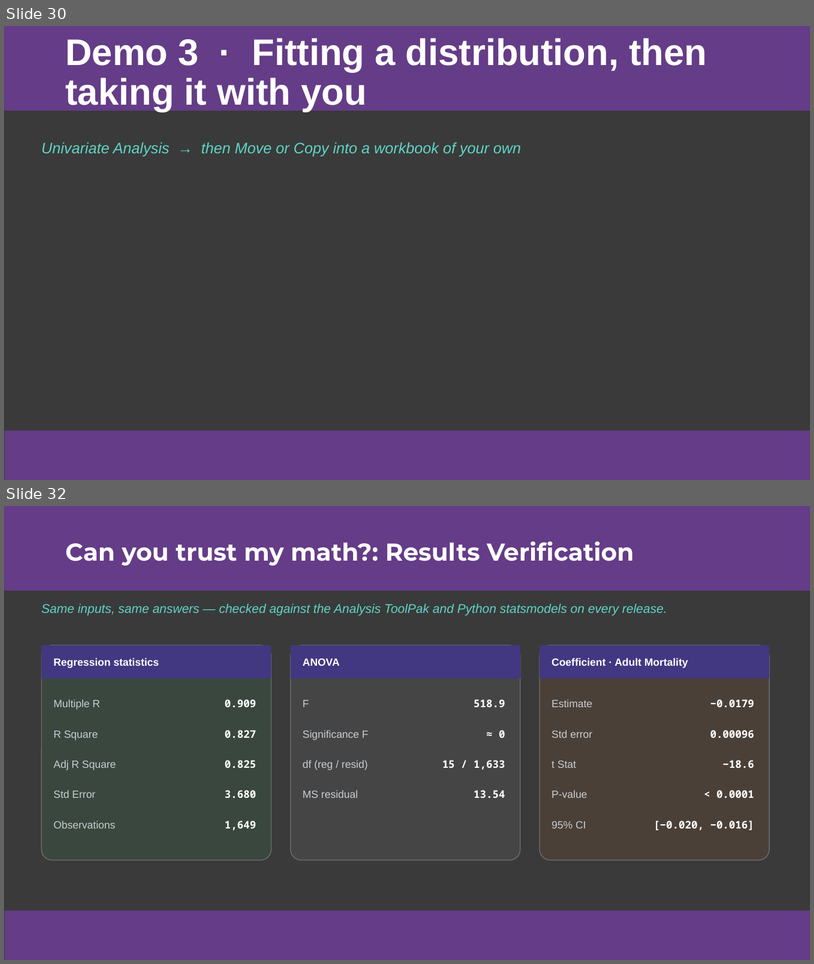
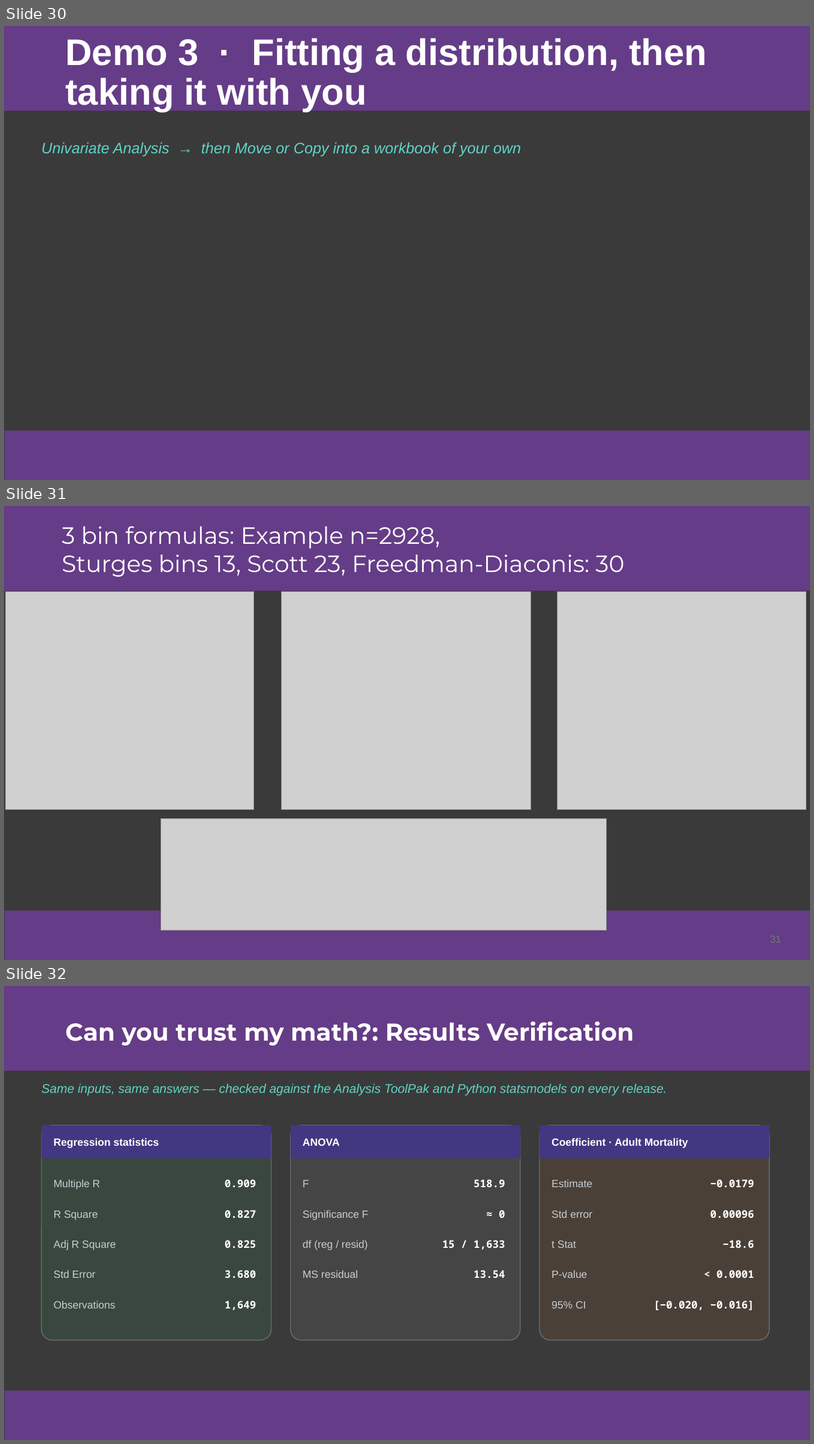
Before and after one commit to colodnerdata/Statistical_Analysis_Lambda_Catalog, a slide deck: Presentations/Excel is Turing Complete CECOP Colodner.pptx. Shown one above the other, each under a label of ours: slides 30 and 32 before the commit, slides 30, 31 and 32 after it; the slides between them are not shown. The pictures are 814x964 and 814x1444 pixels, drawn with LibreOffice and Linux fonts; fonts in the diff are those of the drawing; grey boxes stand for pictures. Boxes give left, top, right and bottom in pixels: in the first picture for what was removed or moved away, otherwise in the second. Text is boxed around its words. In the diff, an @@ line names an element or a change of style, - is before the commit and + after.

```diff
--- a/Presentations/Excel is Turing Complete CECOP Colodner.pptx
+++ b/Presentations/Excel is Turing Complete CECOP Colodner.pptx
@@ slide 31 added at (4,506,810,960), background #3A3A3A; not listed: 2 template elements that a slide beside it also shows @@
@@ text added at (62,526,624,577), 28 pt, text #FFFFFF @@
+3 bin formulas: Example n=2928,
+Sturges bins 13, Scott 23, Freedman-Diaconis: 30
@@ picture added at (6,591,254,809) @@
@@ picture added at (282,591,531,809) @@
@@ picture added at (558,591,807,809) @@
@@ picture added at (161,818,607,930) @@
@@ page number added at (770,936,782,942), 12 pt, text #797979 @@
+31
```
Also in this commit, not shown: 13 slides changed, 1 slide removed, 2 other files.
